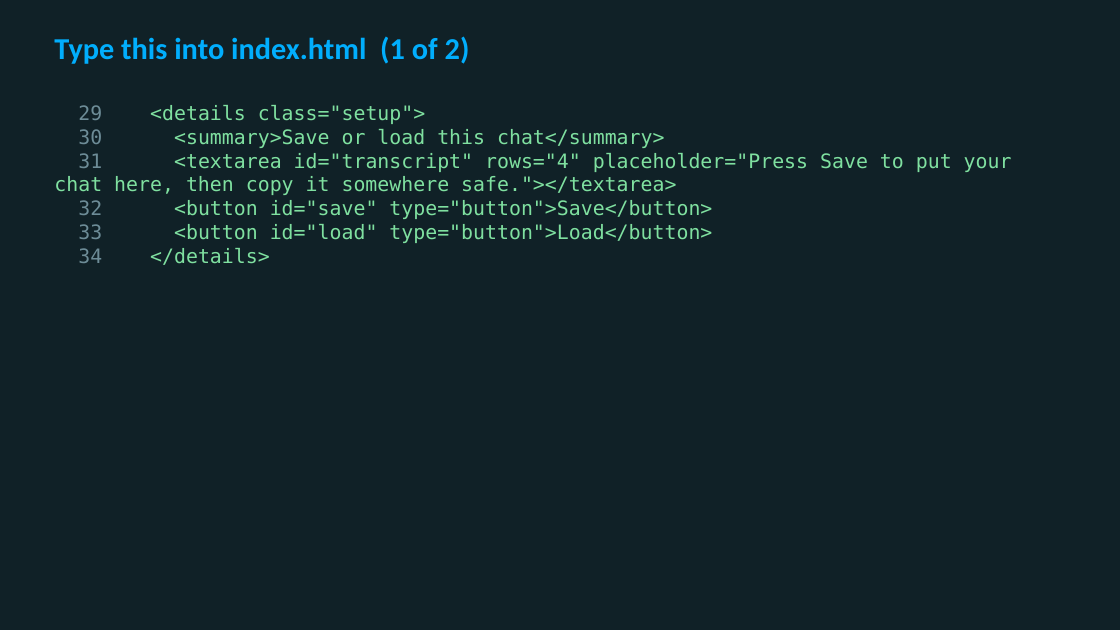
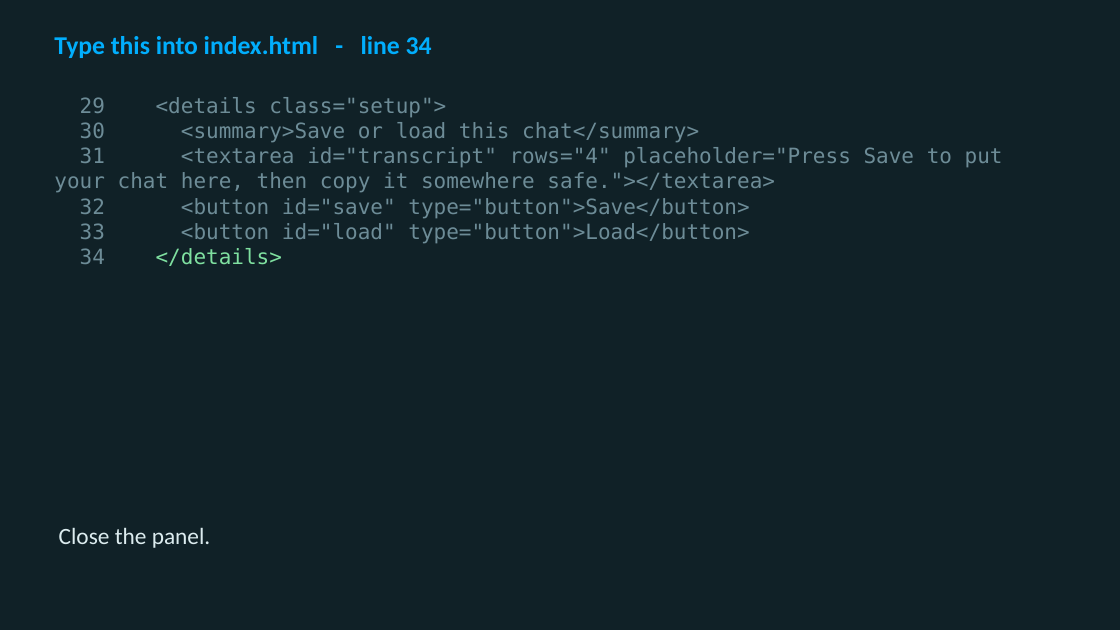
Before and after one commit to utgapps/utgapps.github.io, a slide deck: slide 10 of ai101/slides/week-12.pptx (slide 5 before the commit). Drawn at 1120x630 pixels with LibreOffice and Linux fonts; fonts in the diff are those of the drawing. Boxes give left, top, right and bottom in pixels: in the first picture for what was removed or moved away, otherwise in the second. Text is boxed around its words. In the diff, an @@ line names an element or a change of style, - is before the commit and + after.

```diff
--- a/ai101/slides/week-12.pptx
+++ b/ai101/slides/week-12.pptx
@@ text at <box>54,36,432,58</box>: text changed; size 26 to 22 pt @@
-Type this into index.html (1 of 2)
+Type this into index.html - line 34
@@ text "29 <details class="setup">": place and size @@
-text "29 <details class="setup">" at <box>54,105,1012,265</box>
+text "29 <details class="setup">" at <box>54,97,1003,266</box>
@@ text "29 <details class="setup">" at <box>54,97,1003,266</box>: size 17 to 18 pt, text colour #7FE0A0 to #6D8C97 @@
@@ text added at <box>59,527,211,548</box>, 20 pt, text #DCECEF @@
+Close the panel.
```
Also in this commit, not shown: 3 other slides changed, 53 slides added, 1 slide removed, 32 other files.
